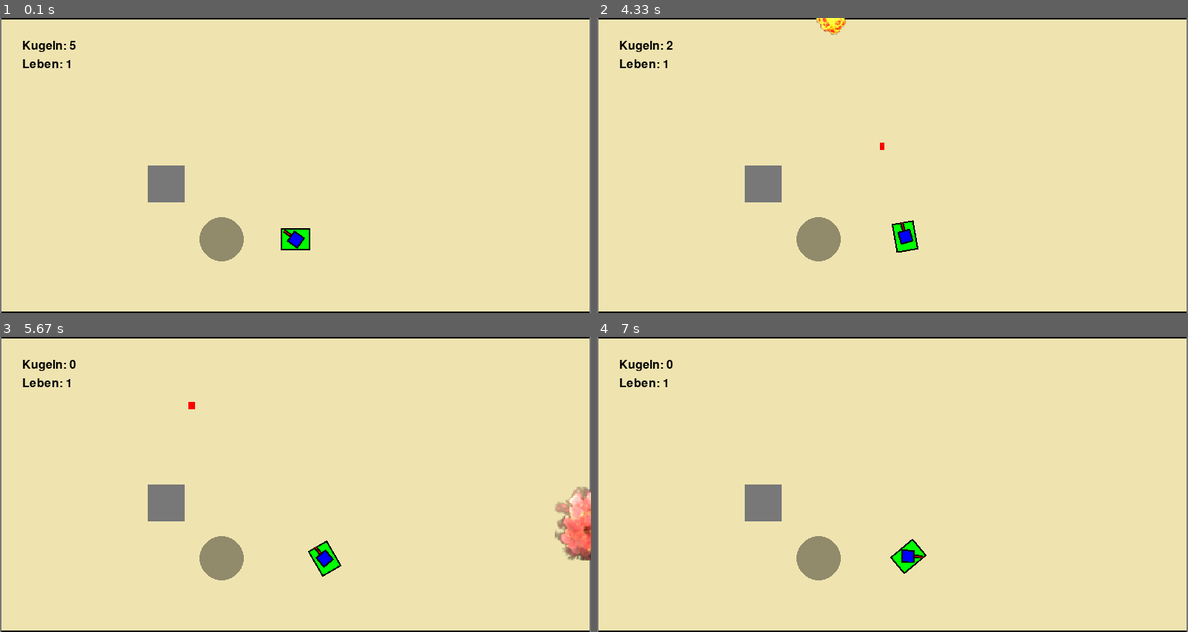
Above: before the commit, frames 1-4 (two rows, left to right).
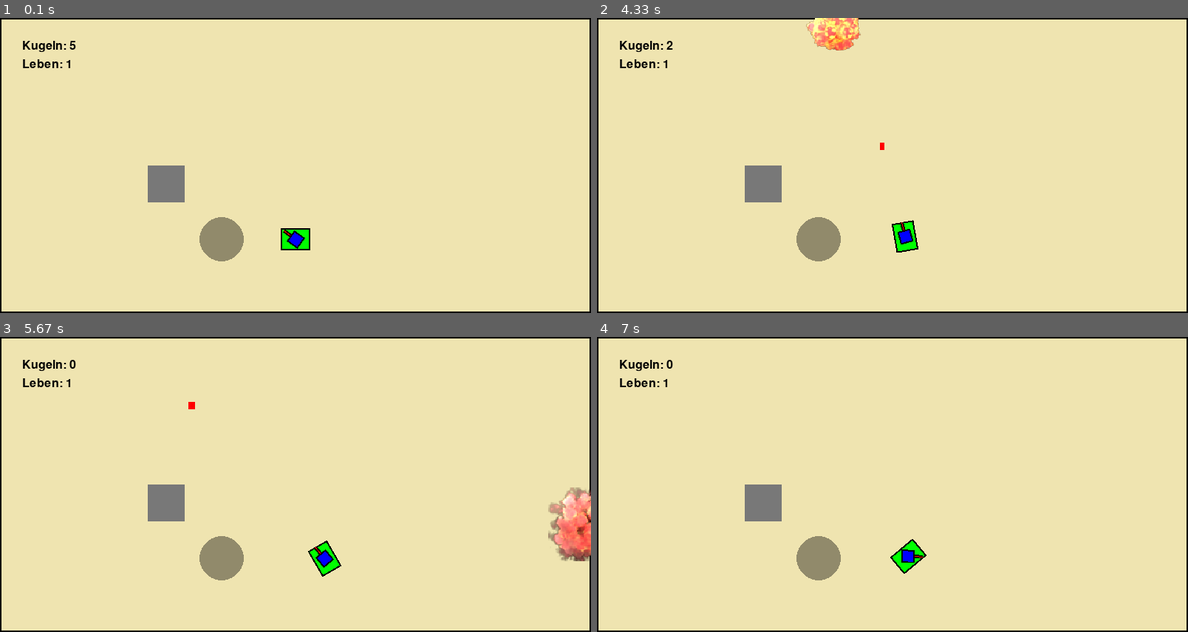
Above: after the commit, the same moments.

Repository: Keksfabrik-glitch/Panzerkiste
Game: pygame game, started from panzer.py
The game is run twice, just before and just after one commit, with the same random seed, the same clock (stepped at 60 frames per second) and the same inputs.
Inputs (mouse positions are in pixels of both pictures, inside the frame that each line leads up to):
- Up to frame 1 (0.1 s): no input
- Up to frame 2 (4.33 s): click "Leben: 1" at 0.38 s; hold D 0.67-1.13 s; move the mouse to (1081, 156) at 0.7 s; hold W 1.17-1.47 s; move the mouse to (750, 168) at 1.2 s; hold D 1.5-1.97 s; move the mouse to (709, 121) at 1.53 s; hold A 2-2.53 s; move the mouse to (981, 62) at 2.03 s; hold S 2.57-2.87 s; move the mouse to (963, 192) at 2.6 s; hold A 2.9-3.3 s; move the mouse to (904, 65) at 2.93 s; hold W 3.33-3.7 s; move the mouse to (679, 156) at 3.37 s; click (892, 200) at 3.78 s; hold D from 4.07 s (still down); click (874, 115) at 4.15 s
- Up to frame 3 (5.67 s): release D at 4.7 s; hold S 4.73-5.1 s; click (449, 531) at 4.82 s; hold A 5.13-5.6 s; click (212, 422) at 5.22 s; hold D from 5.63 s (still down)
- Up to frame 4 (7 s): click (797, 387) at 5.72 s; release D at 6.1 s; hold W 6.13-6.43 s; click (1046, 457) at 6.22 s; hold D 6.47-6.93 s; click (1099, 561) at 6.55 s; hold A from 6.97 s (still down)

The runs differ from the first frame. In frame 1, 0.5% of the frame differs, in the area x 0-100%, y 0-100%; in frame 2, 1.3%; in frame 3, 1.5%; in frame 4, 0.5%.

Commit message:
Kugeln verbessert

Diff:
--- a/panzer.py
+++ b/panzer.py
@@ -253,6 +253,11 @@
                         self.kill()
                         explosions_gruppe.add(Explosion(self.rect.centerx, self.rect.centery))
             return  # Wurde Wand getroffen, nicht weiter bewegen
+
+        if not screen.get_rect().contains(neue_rect):
+            explosions_gruppe.add(Explosion(self.rect.centerx, self.rect.centery))
+            self.kill()
+            return
 
         # Kollision mit Spieler prüfen — aber nur wenn Zeit abgelaufen ist
         jetzt = pygame.time.get_ticks()
@@ -370,10 +375,10 @@
 player = Player((400, 300),"Spieler1")
 spieler_gruppe.add(player)
 #Wände
-wände.add(Wall(0, 0, WIDTH,2))               # Oben
+wände.add(Wall(0, 0, WIDTH,2))            # Oben
 wände.add(Wall(0, HEIGHT - 2, WIDTH,2))      # Unten
-wände.add(Wall(0, 0, 2, HEIGHT,2))              # Links
-wände.add(Wall(WIDTH - 2, 0, 2, HEIGHT,2))      # Rechts
+wände.add(Wall(0, 0, 2, HEIGHT))          # Links
+wände.add(Wall(WIDTH - 2, 0, 2, HEIGHT))     # Rechts
 wände.add(Wall(200, 200, 50, 50, zerstörbarkeit=True,))  # zerstörbar
 
 löcher.add(Loch(300, 300, radius=30))
